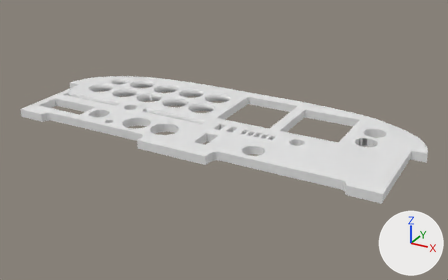
A saved change to the Blender file Blender/pa28-236-panel.blend.
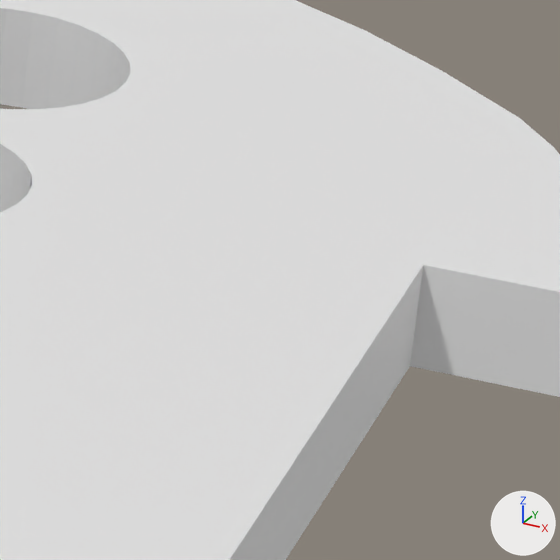
The first picture shows the older version from a 50 mm lens placed at (6.84, -12.09, 6.38), pointed at (0.24, -0.1, 0.39). The close-ups show both versions on the part from 84% to 94% of the width and 46% to 63% of the height of that picture; other places that the commit changed are outside them. Arrows for +X, +Y and +Z are at lower right; the lights stay in place. Materials are left out; every surface is plain grey.

The older version as bpy lines, for what is in view:
```python
me_cube_011 = bpy.data.meshes.new('Cube.011')
me_cube_011.from_pydata(...)  # 3431 vertices, 4429 faces; spans x -4.89..4.89, y -2.1..1.93, z -1.0..-0.8
ob_panel = bpy.data.objects.new('panel', me_cube_011)
ob_panel.location = (0.002, 0.057, 1.692)
```
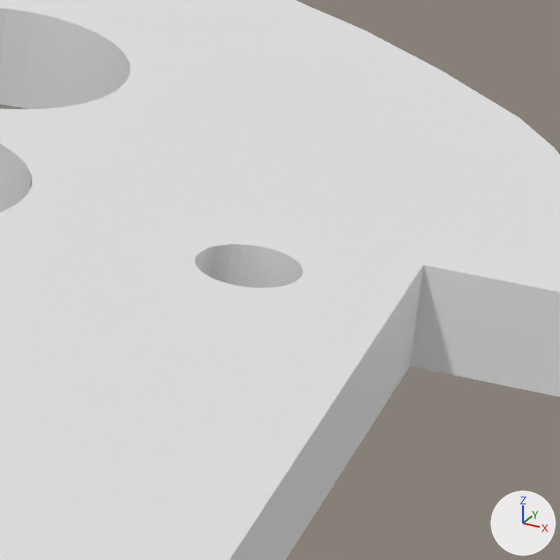
Changed parts and their boxes [x1, y1, x2, y2] in the close-ups (560 x 560 px):
part 1 of me_cube_011, added
    after: [0, 185, 423, 560]

The change, as a diff of the scene's bpy script:
```diff
--- a/Blender/pa28-236-panel.blend.py
+++ b/Blender/pa28-236-panel.blend.py
@@ me_cube_011 @@
 # used by ob_panel; location = (0.002, 0.057, 1.692)
-me_cube_011.from_pydata(...)  # 3431 vertices, 4429 faces; spans x -4.89..4.89, y -2.1..1.93, z -1.0..-0.8
+me_cube_011.from_pydata(...)  # 3651 vertices, 2331 faces; spans x -4.89..4.89, y -2.1..1.93, z -1.0..-0.8
+# me_cube_011 part 1: 72 vertices added at x 4.18..4.36, y -0.01..0.18, z -1.0..-0.8
```
